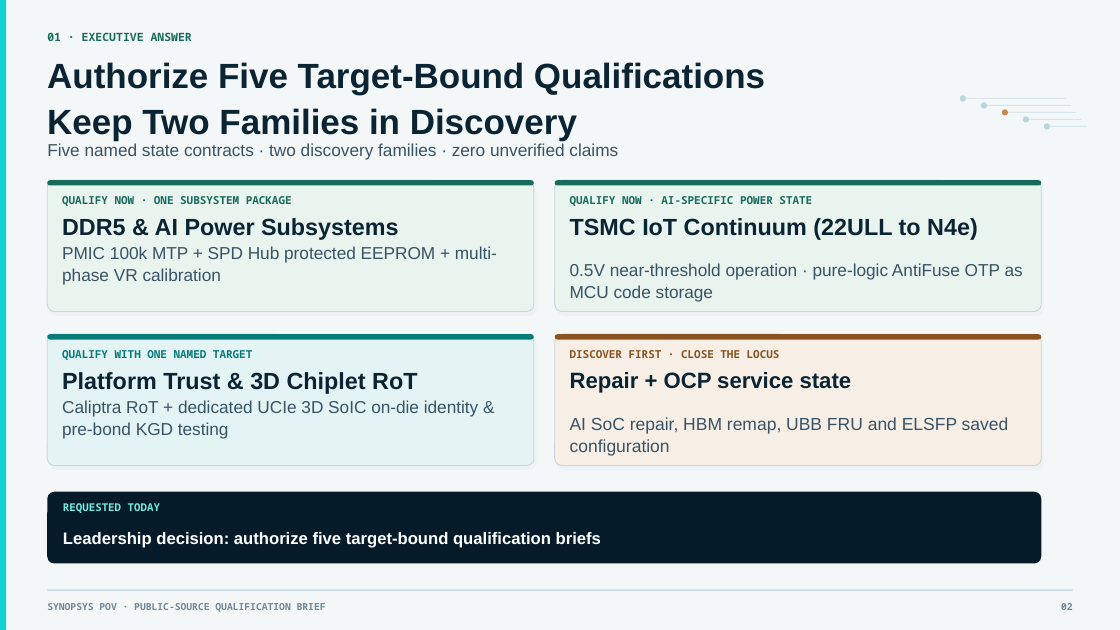
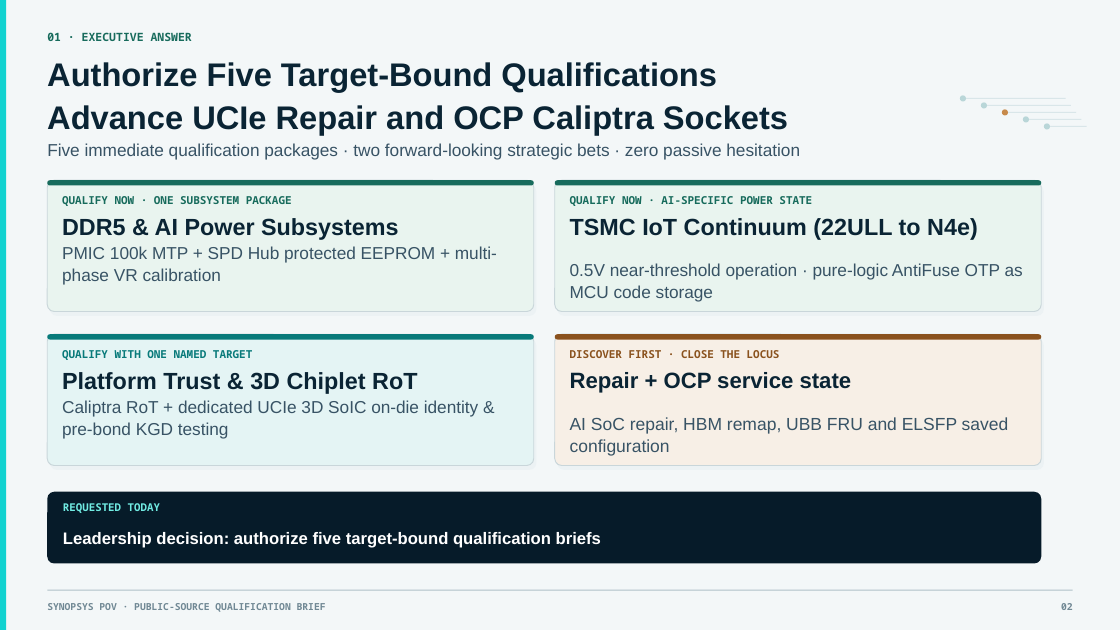
Before and after one commit to SamHuang68/nvm-knowledge-hub, a slide deck: slide 2 of briefing/NVM_AI_OCP_NVM_Opportunities_Executive_v18_Comprehensive_Update_EN.pptx. Drawn at 1120x630 pixels with LibreOffice and Linux fonts; fonts in the diff are those of the drawing. Boxes give left, top, right and bottom in pixels: in the first picture for what was removed or moved away, otherwise in the second. Text is boxed around its words. In the diff, an @@ line names an element or a change of style, - is before the commit and + after.

Commit message:
feat(marketing): inject strategic architecture foresight into Repair (UCIe D2D) and OCP Service Root (Caliptra RoT)

```diff
--- a/briefing/NVM_AI_OCP_NVM_Opportunities_Executive_v18_Comprehensive_Update_EN.pptx
+++ b/briefing/NVM_AI_OCP_NVM_Opportunities_Executive_v18_Comprehensive_Update_EN.pptx
@@ text at (47, 62, 717, 92): size 30 to 28 pt in "Authorize Five Target-Bound Qualifications" @@
@@ text at (47, 105, 788, 135): text changed; size 30 to 28 pt @@
-Keep Two Families in Discovery
+Advance UCIe Repair and OCP Caliptra Sockets
@@ text at (47, 143, 800, 160): text changed @@
-Five named state contracts · two discovery families · zero unverified claims
+Five immediate qualification packages · two forward-looking strategic bets · zero passive hesitation
```
Also in this commit, not shown: 4 other slides changed, 2 other files.
